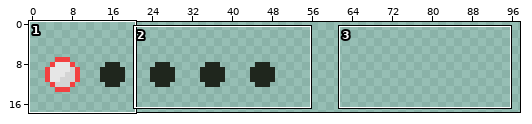
One commit to this pixel-art file: textures/octave.aseprite. Above: a wide view before the commit, with the close-up outlined.
Close-up. First the earlier version:
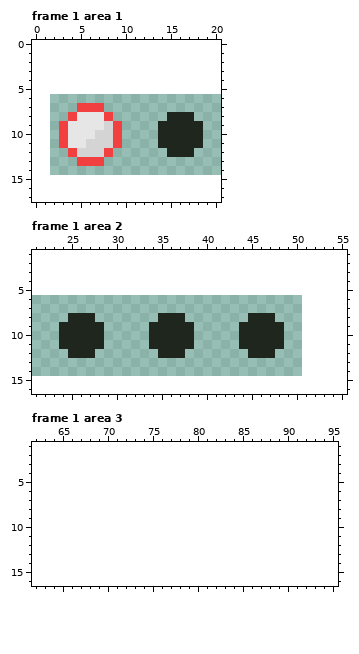
49x9 pixels, 5 frames. Shown: frame 1 area 1: x 0..20, y 0..17; frame 1 area 2: x 21..55, y 1..16; frame 1 area 3: x 62..95, y 1..16. The old version is drawn lined up with the new one, on the new canvas. The commit also changed other frames or places, which this record leaves out.
After the commit:
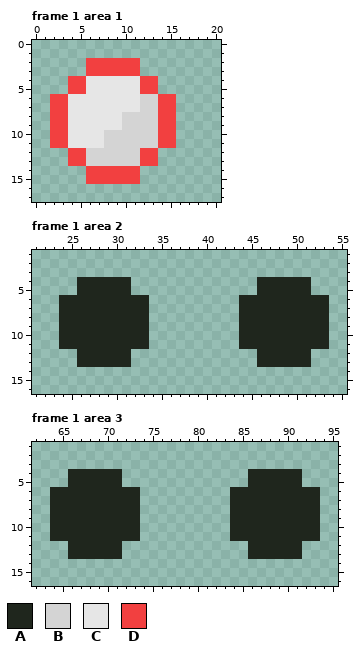
Palette (. is transparent): A #1f261d  B #d4d4d4  C #e6e6e6  D #f24040
What changed:
canvas 49x9 -> 98x18, the old top-left corner now at 2,6
Frame 1 area 1:
y 2..3: x 6..11 ...... -> DDDDDD
y 4..5: x 4..13 .......... -> DDCCCCCCDD
y 6: x 2..15 .............. -> DDCCCCCCCCBBDD
y 7: x 2..15 ...DDD........ -> DDCCCCCCCCBBDD
y 8: x 2..4 ..D -> DDC; x 8..17 D......AAA -> CCBBBBDD..
y 9: x 2 . -> D; x 8..18 BD....AAAAA -> CCBBBBDD...
y 10: x 2 . -> D; x 7 B -> C; x 9..18 D....AAAAA -> BBBBBDD...
y 11: x 2 . -> D; x 6..7 BB -> CC; x 9..18 D....AAAAA -> BBBBBDD...
y 12: x 5 B -> D; x 8..13 D..... -> BBBBDD; x 15..17 AAA -> ...
y 13: x 4 . -> D; x 6..13 DD...... -> BBBBBBDD
y 14..15: x 6..11 ...... -> DDDDDD
Frame 1 area 2:
y 4..5: x 26..31 ...... -> AAAAAA; x 46..51 ...... -> AAAAAA
y 6..7: x 24..33 .......... -> AAAAAAAAAA; x 44..53 .......... -> AAAAAAAAAA
y 8: x 24 . -> A; x 28..33 ...... -> AAAAAA; x 35..37 AAA -> ...; x 44 . -> A; x 48..53 ...... -> AAAAAA
y 9..11: x 29..38 .....AAAAA -> AAAAA.....; x 49..53 ..... -> AAAAA
y 12: x 25 A -> .; x 28..31 .... -> AAAA; x 35..37 AAA -> ...; x 45 A -> .; x 48..51 .... -> AAAA
y 13: x 26..31 ...... -> AAAAAA; x 46..51 ...... -> AAAAAA
Frame 1 area 3:
y 4..5: x 66..71 ...... -> AAAAAA; x 86..91 ...... -> AAAAAA
y 6..11: x 64..73 .......... -> AAAAAAAAAA; x 84..93 .......... -> AAAAAAAAAA
y 12..13: x 66..71 ...... -> AAAAAA; x 86..91 ...... -> AAAAAA
Changed places in both close-ups, as pixel boxes (x1, y1, x2, y2):
changed: (50, 58, 203, 184)
changed: (59, 277, 194, 367)
changed: (239, 277, 329, 367)
added: (50, 469, 140, 559)
added: (230, 469, 320, 559)
